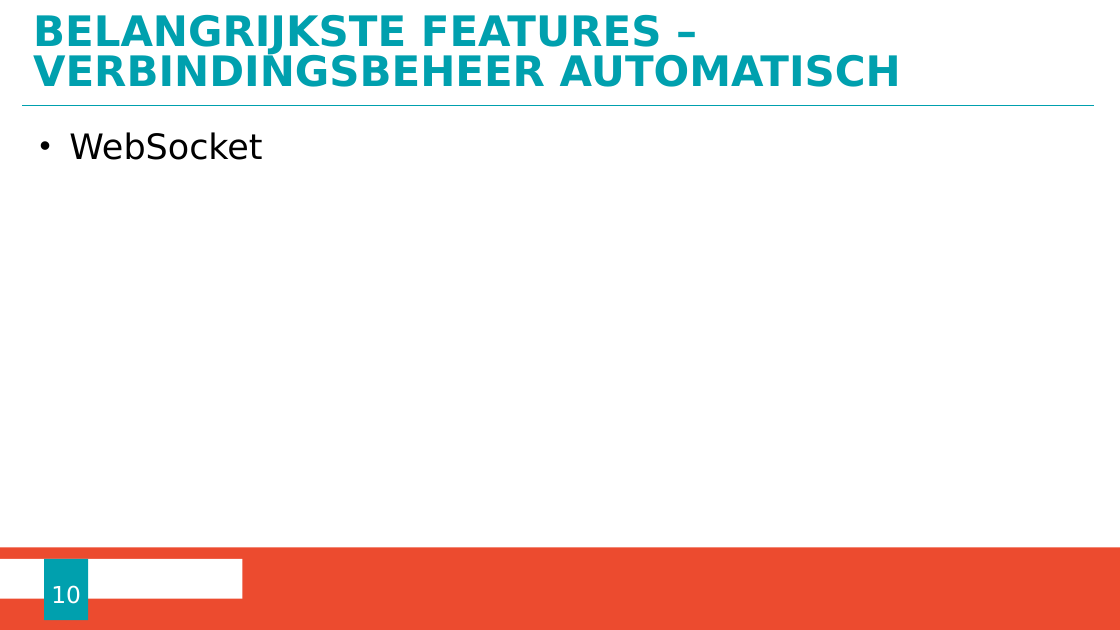
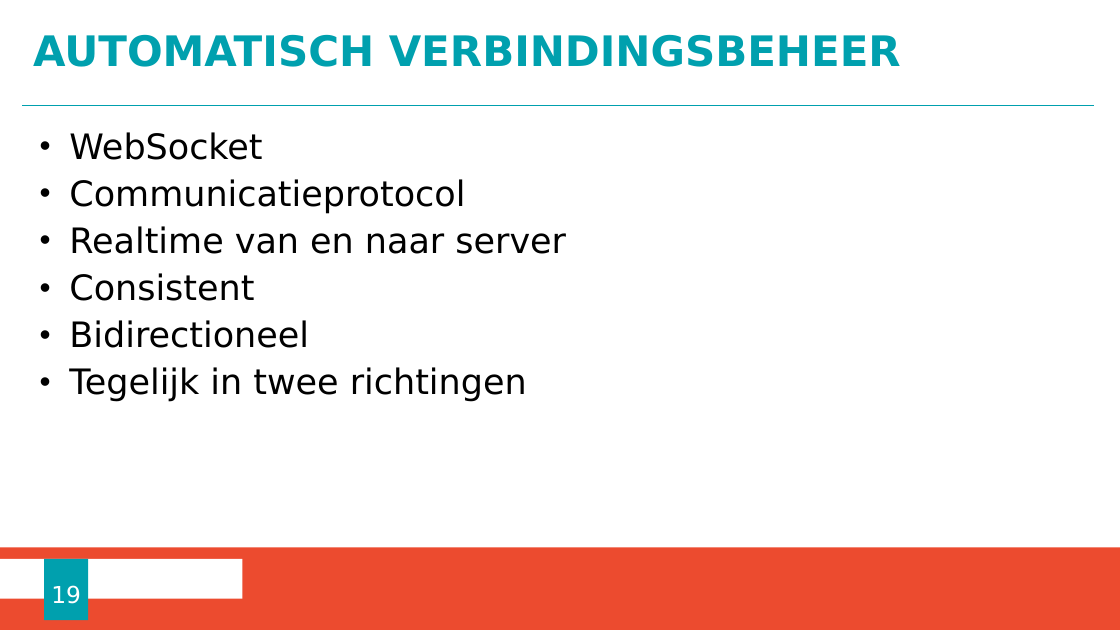
Before and after one commit to ChristopheM98/SignalR_Webapp, a slide deck: slide 19 of Presentatie SignalR.pptx (slide 10 before the commit). Drawn at 1120x630 pixels with LibreOffice and Linux fonts; fonts in the diff are those of the drawing; background and template pictures are left out. Boxes give left, top, right and bottom in pixels: in the first picture for what was removed or moved away, otherwise in the second. Text is boxed around its words. In the diff, an @@ line names an element or a change of style, - is before the commit and + after.

```diff
--- a/Presentatie SignalR.pptx
+++ b/Presentatie SignalR.pptx
@@ title at box(33, 34, 901, 67): text changed @@
-BELANGRIJKSTE FEATURES – VERBINDINGSBEHEER AUTOMATISCH
+AUTOMATISCH VERBINDINGSBEHEER
@@ text at box(69, 179, 566, 402): paragraphs added @@
+• Communicatieprotocol
+• Realtime van en naar server
+• Consistent
+• Bidirectioneel
+• Tegelijk in twee richtingen
@@ page number at box(51, 585, 81, 604): text changed @@
-10
+19
```
Also in this commit, not shown: 6 other slides changed, 26 slides added, 4 slides removed, 8 other files.
